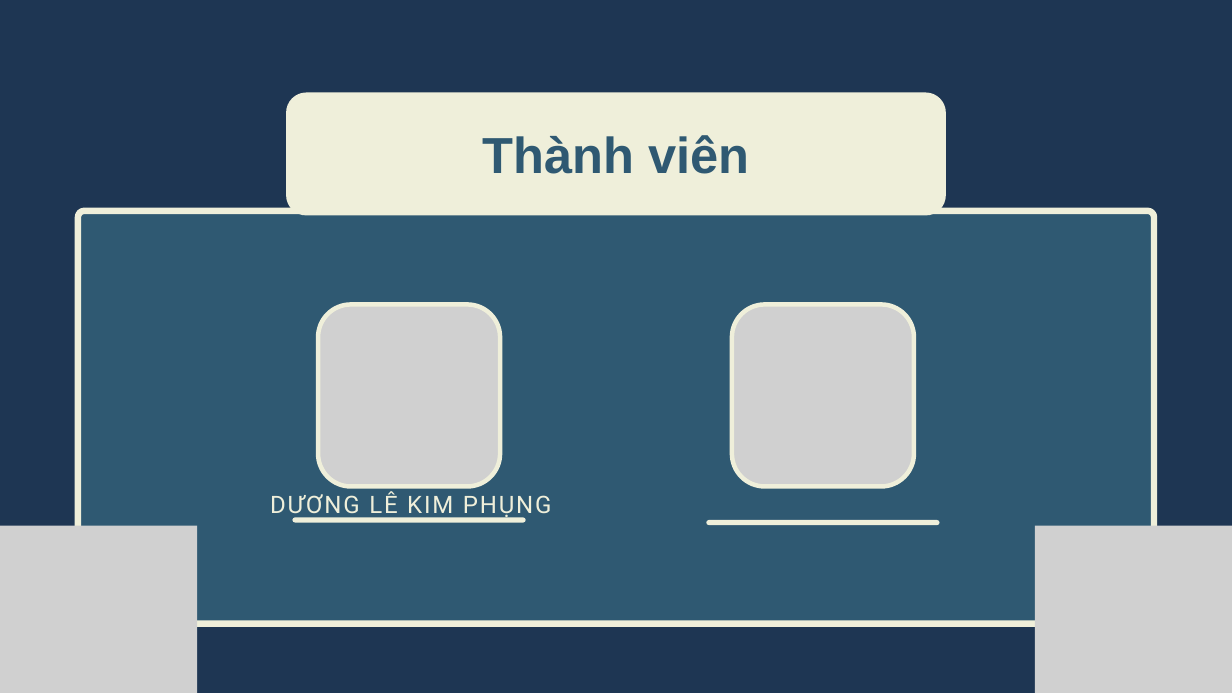
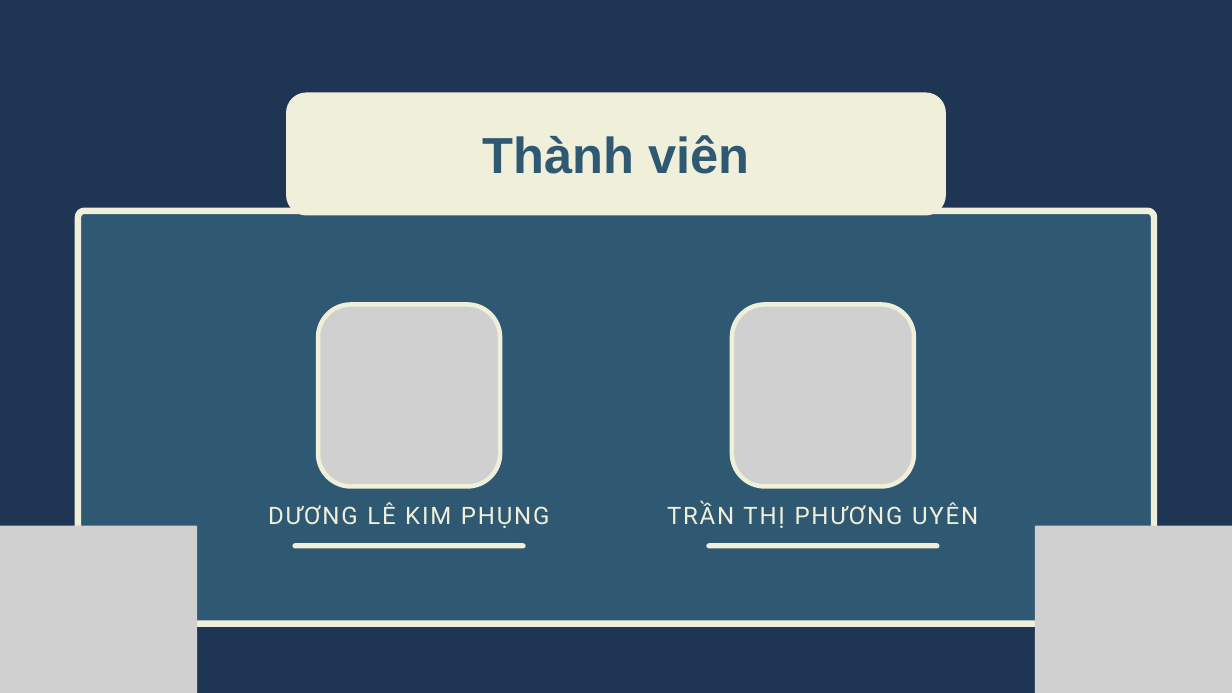
Before and after one commit to kimphungduongle9-debug/spotify-vn-trend-analysis, a slide deck: slide 2 of slides/Slide_Phan_tich_Spotify.pptx. Drawn at 1232x693 pixels with LibreOffice and Linux fonts; fonts in the diff are those of the drawing; grey boxes stand for pictures. Boxes give left, top, right and bottom in pixels: in the first picture for what was removed or moved away, otherwise in the second. Text is boxed around its words. In the diff, an @@ line names an element or a change of style, - is before the commit and + after.

```diff
--- a/slides/Slide_Phan_tich_Spotify.pptx
+++ b/slides/Slide_Phan_tich_Spotify.pptx
@@ text "DƯƠNG LÊ KIM PHỤNG": place and size @@
-text "DƯƠNG LÊ KIM PHỤNG" at [270, 491, 552, 519]
+text "DƯƠNG LÊ KIM PHỤNG" at [268, 503, 550, 528]
@@ text added at [667, 503, 978, 528], 28.1 pt, text #EFEFDA @@
+TRẦN THỊ PHƯƠNG UYÊN
@@ line moved from (295, 520) - (523, 520) to (295, 546) - (523, 546) @@
@@ line moved from (709, 522) - (937, 522) to (709, 546) - (937, 546) @@
```
Also in this commit, not shown: 1 other slide changed, 17 slides added, 9 slides removed, 1 other file.
